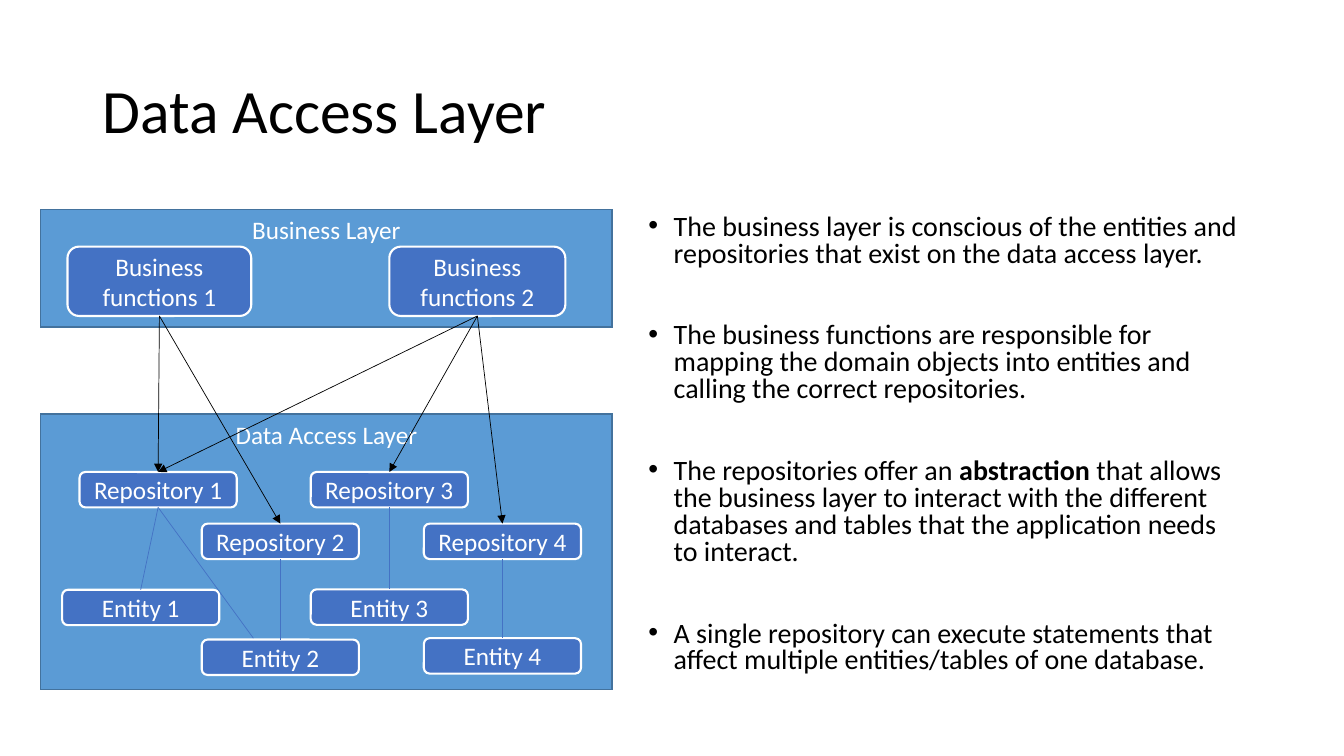
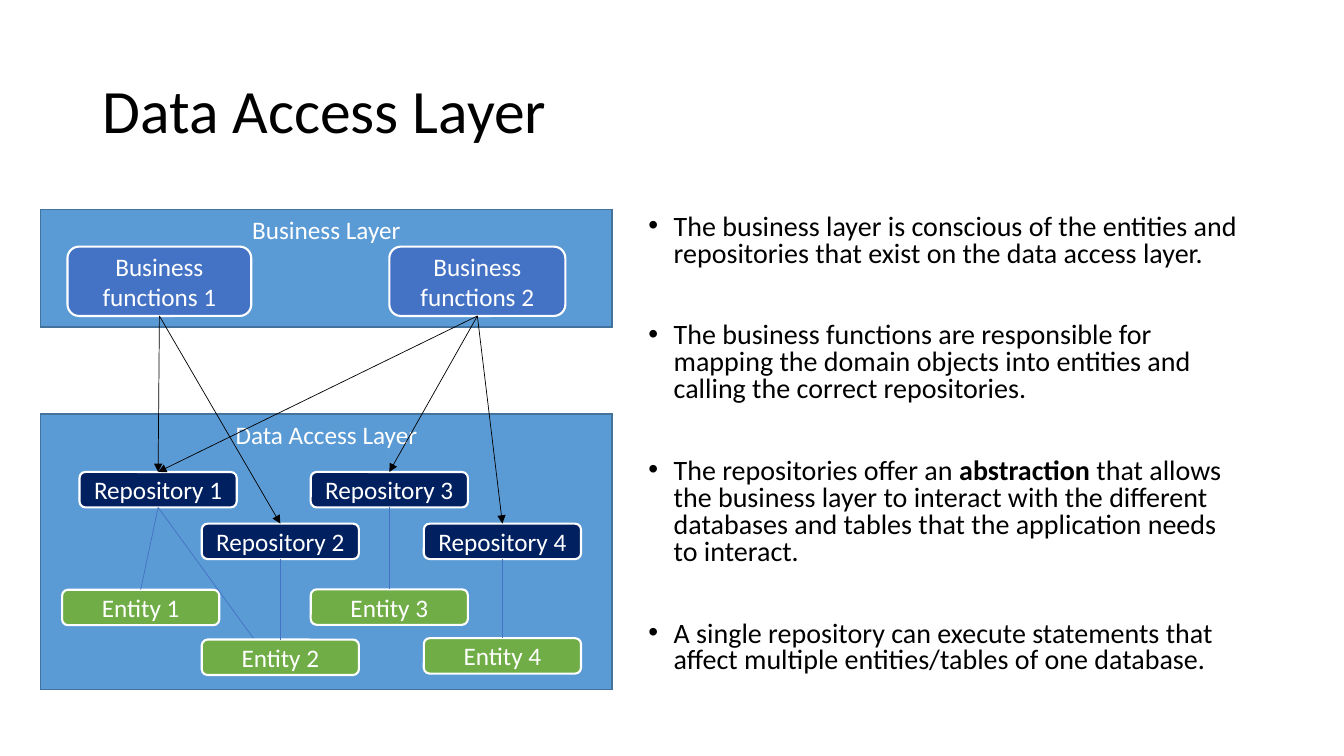
Before and after one commit to fnmps/multilayer-java-template, a slide deck: slide 13 of multilayer-template/Documentation/Multilayer applications.pptx (slide 11 before the commit). Drawn at 1344x756 pixels with LibreOffice and Linux fonts; fonts in the diff are those of the drawing. Boxes give left, top, right and bottom in pixels: in the first picture for what was removed or moved away, otherwise in the second. Text is boxed around its words. In the diff, an @@ line names an element or a change of style, - is before the commit and + after.

```diff
--- a/multilayer-template/Documentation/Multilayer applications.pptx
+++ b/multilayer-template/Documentation/Multilayer applications.pptx
@@ fill #4472C4 to #002060 in 4 elements at (80,472,237,507), (202,523,359,559), (311,472,468,507), (423,523,581,559) @@
@@ fill #4472C4 to #70AD47 in 4 elements at (63,590,220,625), (202,639,359,675), (311,590,468,625), (423,638,581,674) @@
```
Also in this commit, not shown: 5 other slides changed, 2 slides added, 7 other files.
